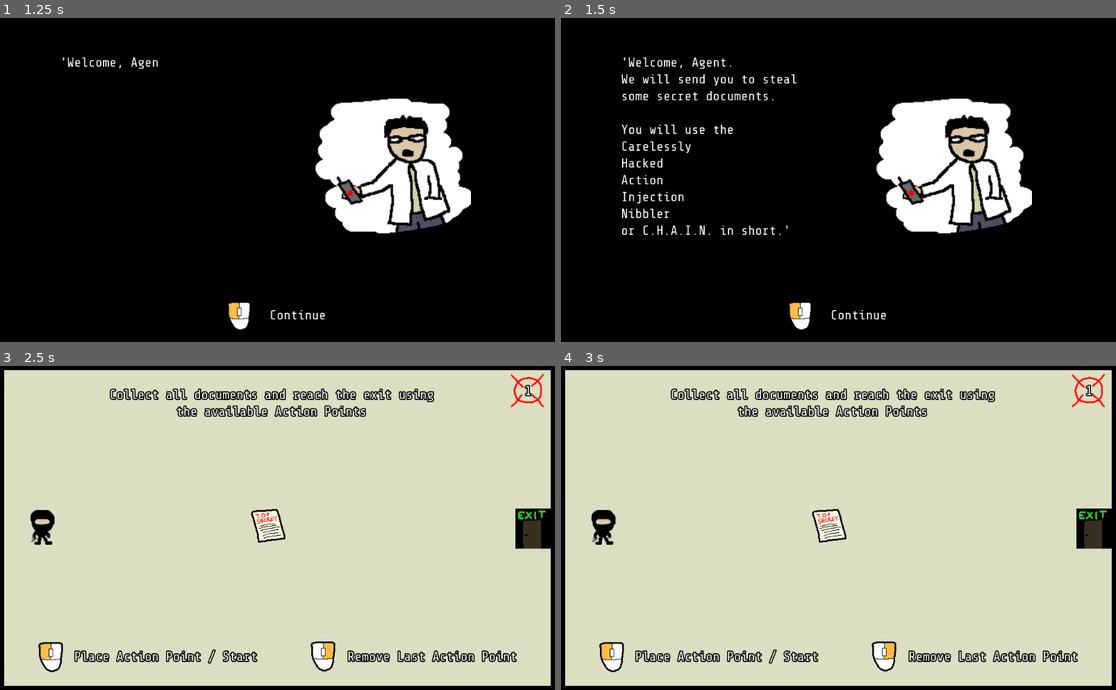
Above: before the commit, frames 1-4 (two rows, left to right).
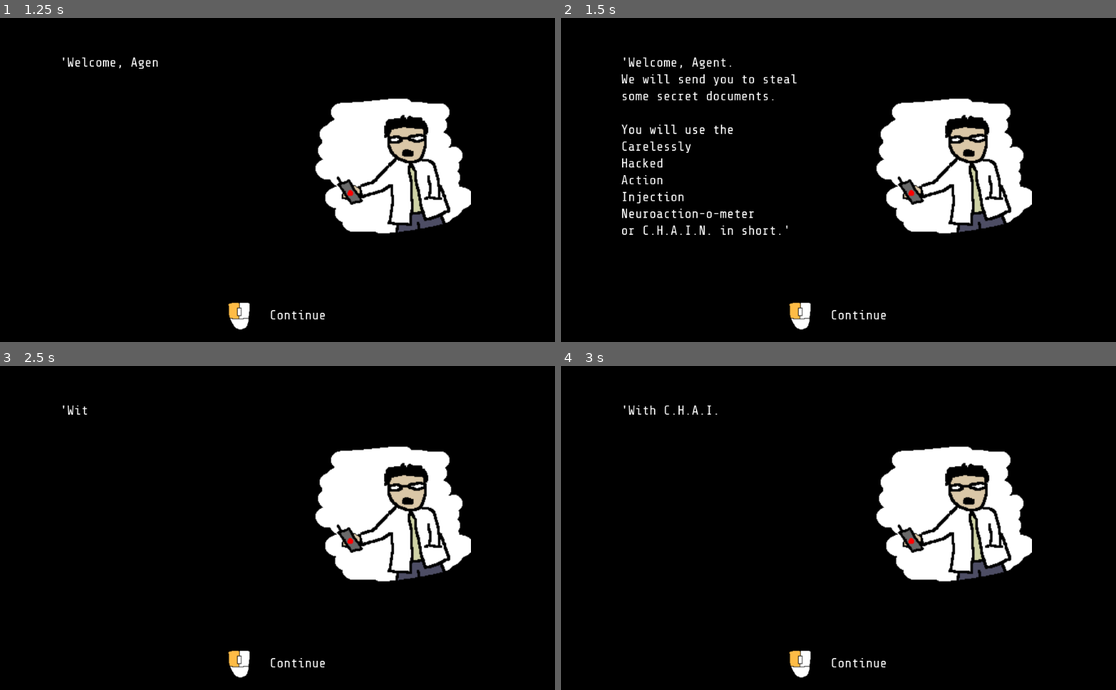
Above: after the commit, the same moments.

Repository: cwiep/Agent-of-C.H.A.I.N.
Game: Godot game, scene res://scenes/Menu.tscn
Two runs of this game, one before a commit and one after it. Both use one fixed random seed, a clock stepped at 60 frames per second and the inputs below.
Inputs (mouse positions are in pixels of both pictures, inside the frame that each line leads up to):
- Up to frame 1 (1.25 s): tap Enter at 0.5 s; move the mouse to (399, 163) at 0.52 s; press the mouse at (399, 163) at 0.53 s
- Up to frame 2 (1.5 s): move the mouse to (727, 196) at 1.27 s; release the mouse at (727, 196) at 1.28 s; click (727, 196) at 1.35 s
- Up to frame 3 (2.5 s): tap Space at 2 s; move the mouse to (333, 456) at 2.02 s; hold Right mouse button (remove_action_point) from 2.03 s (still down); click (333, 456) at 2.3 s
- Up to frame 4 (3 s): move the mouse to (810, 592) at 2.77 s; release Right mouse button (remove_action_point) at 2.78 s; tap Mouse wheel down (speed_down) at 2.85 s

Frame 1 is identical in both runs. In frame 2, 0.2% of the frame differs, in the area x 12-35%, y 58-62%; in frame 3, 94%, in the area x 0-100%, y 1-99%; in frame 4, 94%.

Commit message:
Improve intro text

Diff:
--- a/scripts/Intro.gd
+++ b/scripts/Intro.gd
@@ -1,8 +1,10 @@
 extends Node2D
 
-const text = "'Welcome, Agent.\nWe will send you to steal some secret documents.\n\nYou will use the\nCarelessly\nHacked\nAction\nInjection\nNibbler\nor C.H.A.I.N. in short.'"
+var text = "'Welcome, Agent.\nWe will send you to steal some secret documents.\n\nYou will use the\nCarelessly\nHacked\nAction\nInjection\nNeuroaction-o-meter\nor C.H.A.I.N. in short.'"
+var text2 = "'With C.H.A.I.N. you are able to plan your chain of actions in a very detailed fashion as the following introduction shall explain.\n\nOh, and\nDON'T LOSE C.H.A.I.N.\n... we only have one!"
 var counter = 0
 var length = 0
+var next_text = false
 
 func _process(delta):
 	counter += delta
@@ -16,5 +18,9 @@
 		if length < text.length():
 			length = text.length()
 			$Text.text = text
-		else:
+		elif !next_text:
+			next_text = true
+			text = text2
+			length = 0
+		elif next_text:
 			get_tree().change_scene("res://scenes/Tutorial.tscn")
